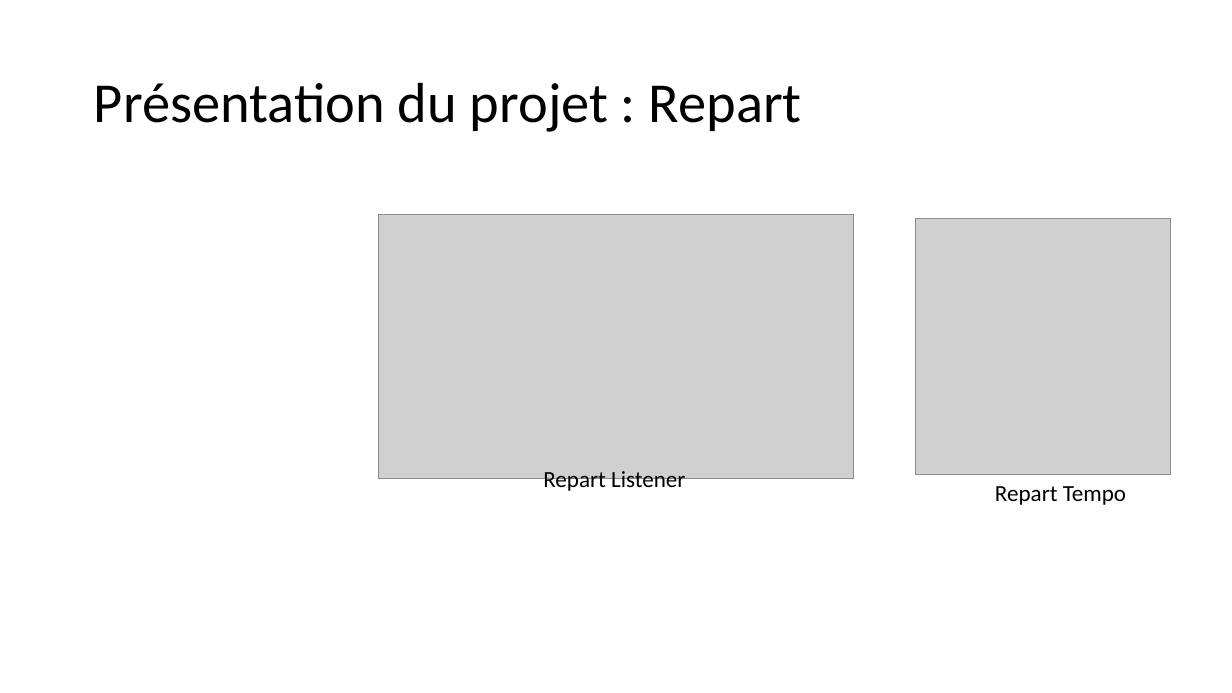
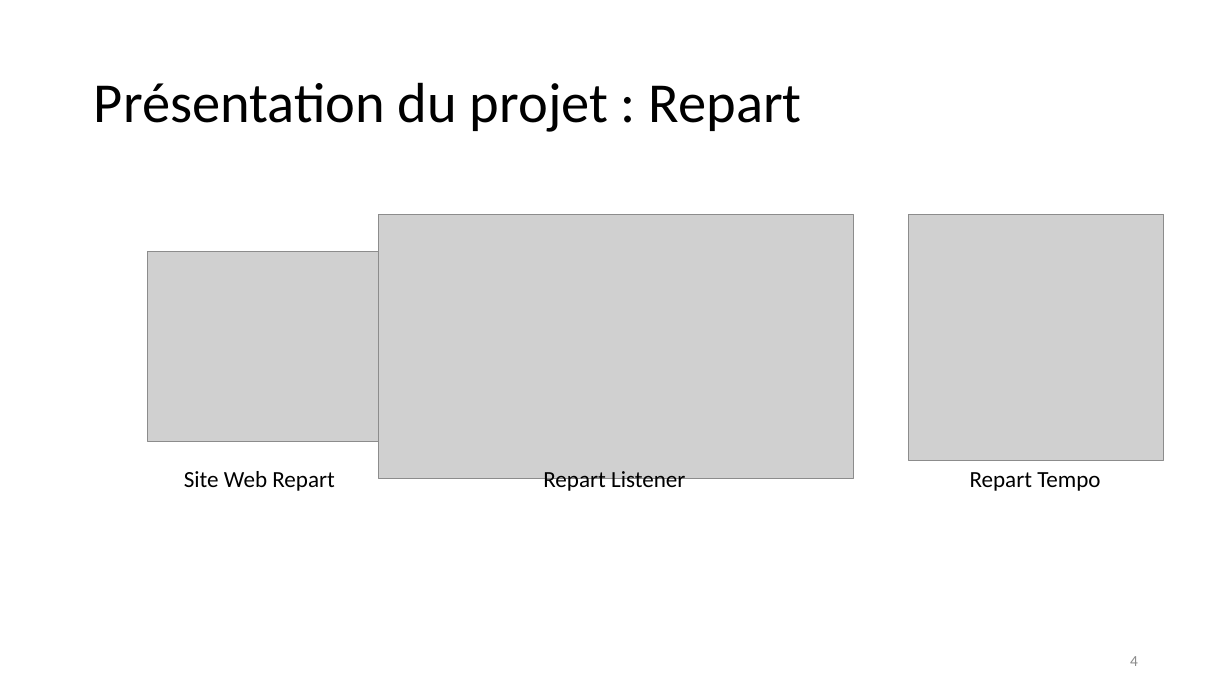
Before and after one commit to Damien-Collot/Repart, a slide deck: slide 4 of Présentation Repart.pptx. Drawn at 1232x693 pixels with LibreOffice and Linux fonts; fonts in the diff are those of the drawing; grey boxes stand for pictures. Boxes give left, top, right and bottom in pixels: in the first picture for what was removed or moved away, otherwise in the second. Text is boxed around its words. In the diff, an @@ line names an element or a change of style, - is before the commit and + after.

```diff
--- a/Présentation Repart.pptx
+++ b/Présentation Repart.pptx
@@ picture: place and size @@
-picture at [916, 219, 1172, 475]
+picture at [909, 214, 1165, 460]
@@ picture added at [148, 251, 379, 442] @@
@@ text added at [184, 471, 335, 491], 18 pt, text #000000 @@
+Site Web Repart
@@ text "Repart Tempo": place and size @@
-text "Repart Tempo" at [995, 486, 1126, 505]
+text "Repart Tempo" at [970, 472, 1100, 491]
@@ page number added at [1130, 656, 1138, 666], 12 pt, text #8C8C8C @@
+4
```
Also in this commit, not shown: 10 other slides changed, 3 other files.
